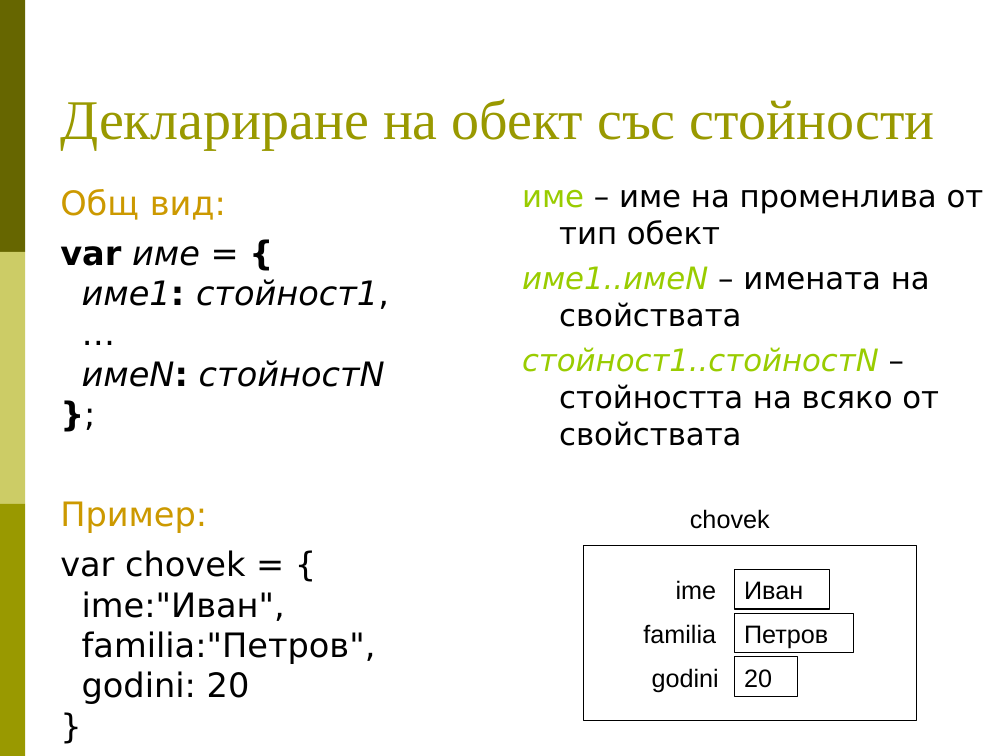
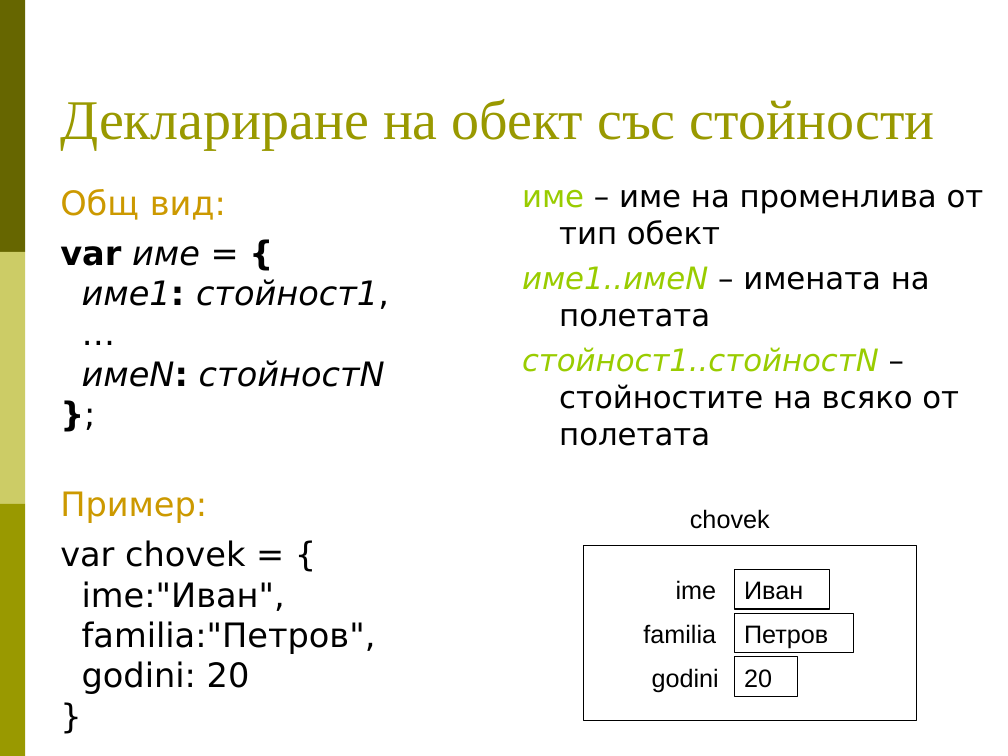
Before and after one commit to BG-IT-Edu/Free-Content, a slide deck: slide 3 of dmanolov/Информатика 8 клас (JavaScript)/04.Въведение в програмирането/10.Обекти.ppt. Drawn at 1008x756 pixels with LibreOffice and Linux fonts; fonts in the diff are those of the drawing. Boxes give left, top, right and bottom in pixels: in the first picture for what was removed or moved away, otherwise in the second. Text is boxed around its words. In the diff, an @@ line names an element or a change of style, - is before the commit and + after.

Commit message:
добавен и пример с функция

```diff
--- a/dmanolov/Информатика 8 клас (JavaScript)/04.Въведение в програмирането/10.Обекти.ppt
+++ b/dmanolov/Информатика 8 клас (JavaScript)/04.Въведение в програмирането/10.Обекти.ppt
@@ text "Общ вид:" rewrapped from [60,189,389,704] to [60,189,389,694] @@
@@ text at [522,266,959,446]: text changed @@
-име1..имеN – имената на свойствата
-стойност1..стойностN – стойността на всяко от свойствата
+име1..имеN – имената на полетата
+стойност1..стойностN – стойностите на всяко от полетата
```
Also in this commit, not shown: 4 other slides changed, 1 slide added, 1 other file.
